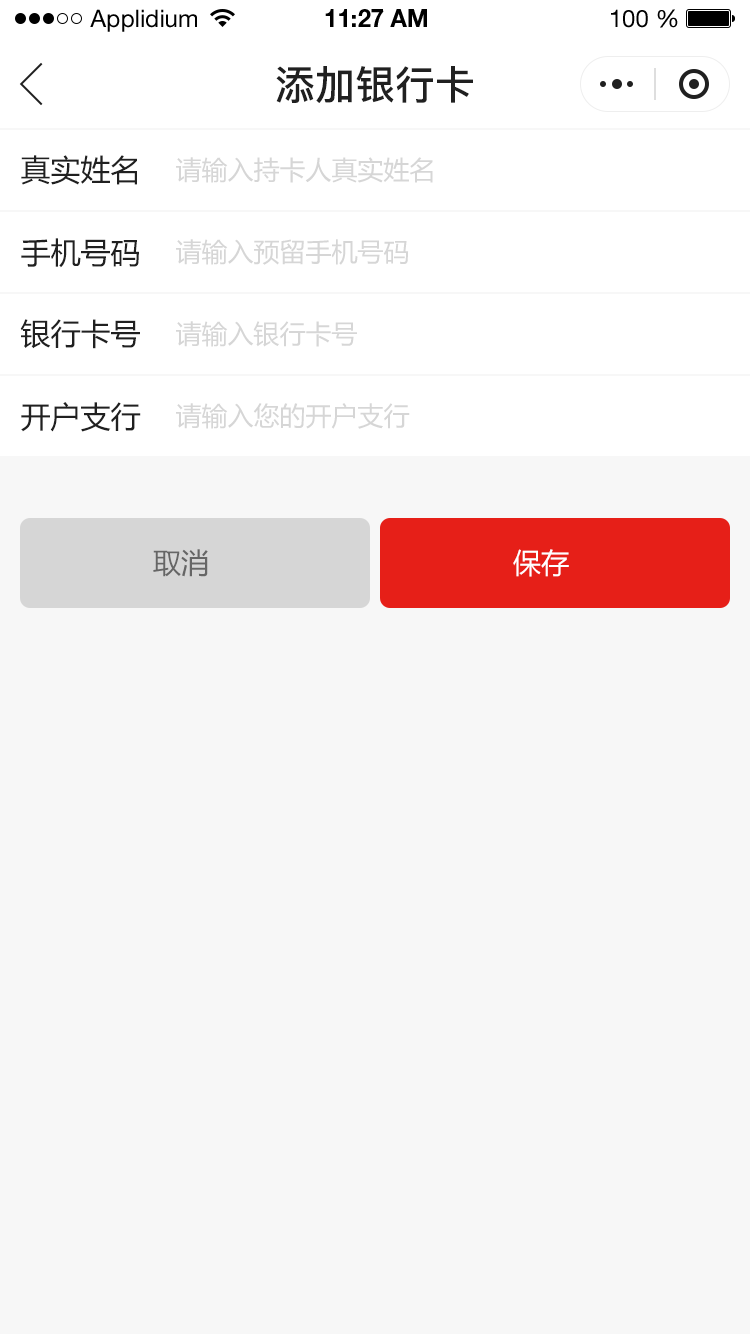
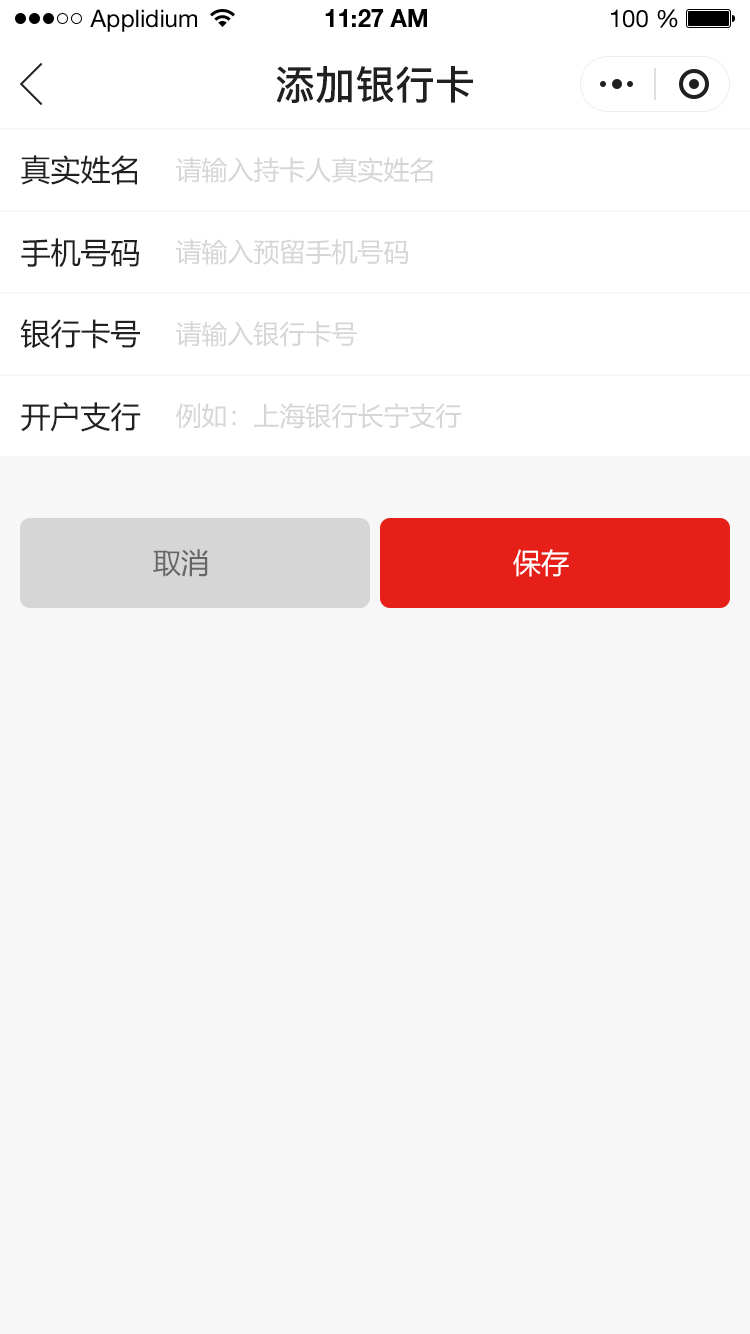
Revision of a layered w=750, h=1334 image; what changed, layer by layer:
renamed "请输入您的开户支行" to "例如：上海银行长宁支行", painted on it over [176, 403, 462, 429]
